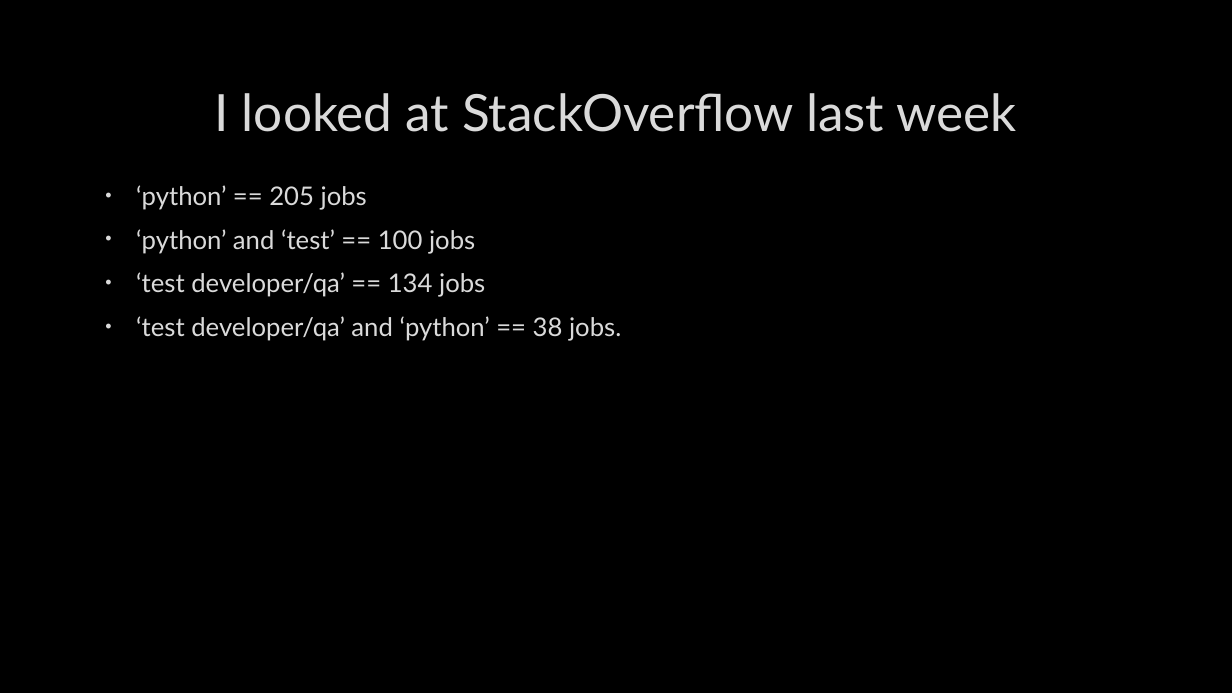
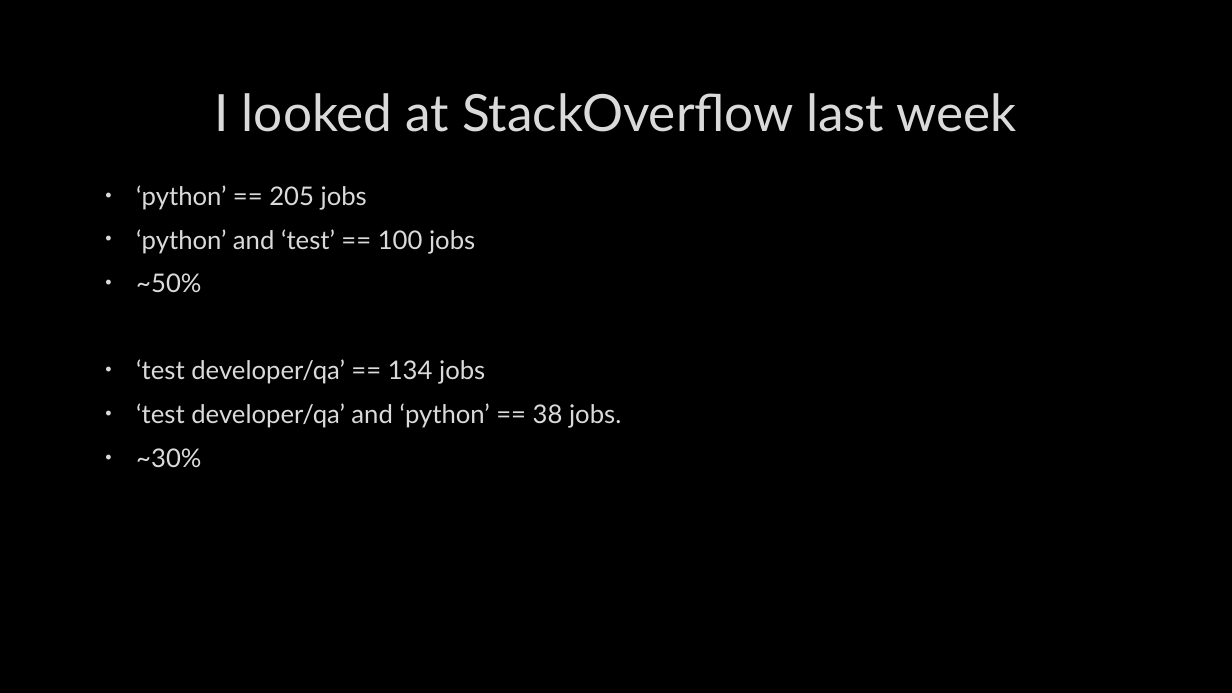
Before and after one commit to ddmee/pylondinium2018, a slide deck: slide 4 of testing - how to keep it simple.pptx. Drawn at 1232x693 pixels with LibreOffice and Linux fonts; fonts in the diff are those of the drawing; background and template pictures are left out. Boxes give left, top, right and bottom in pixels: in the first picture for what was removed or moved away, otherwise in the second. Text is boxed around its words. In the diff, an @@ line names an element or a change of style, - is before the commit and + after.

```diff
--- a/testing - how to keep it simple.pptx
+++ b/testing - how to keep it simple.pptx
@@ text at [136, 273, 201, 292]: paragraph added @@
+• ~50%
@@ text at [136, 448, 201, 467]: paragraph added @@
+• ~30%
```
Also in this commit, not shown: 10 other slides changed, 2 slides added, 1 other file.
